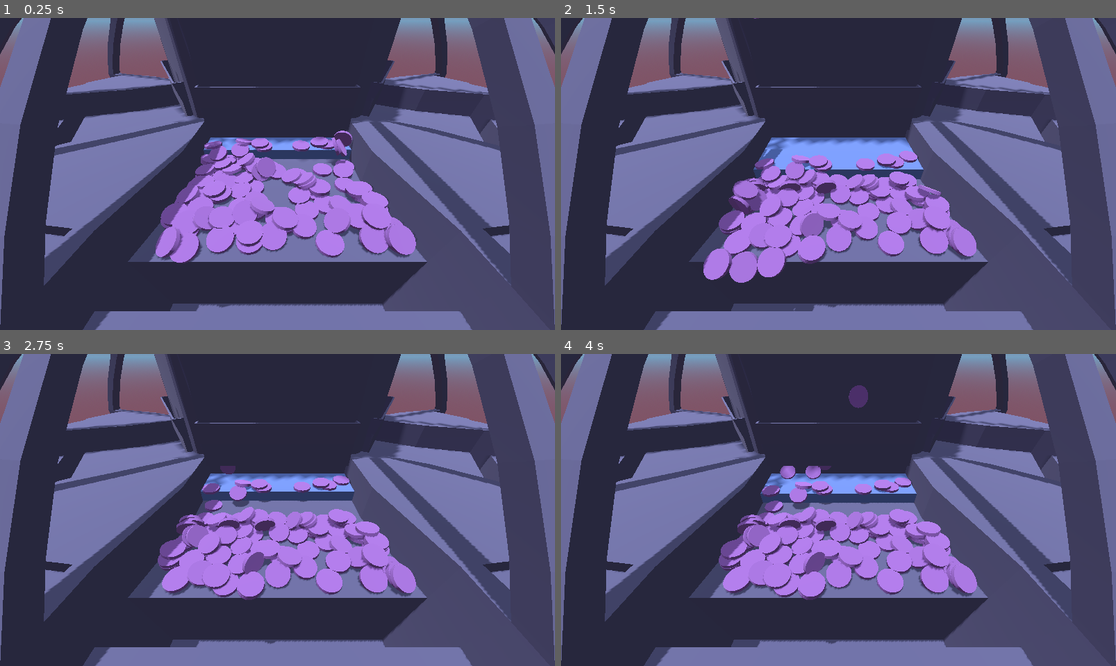
Above: before the commit, frames 1-4 (two rows, left to right).
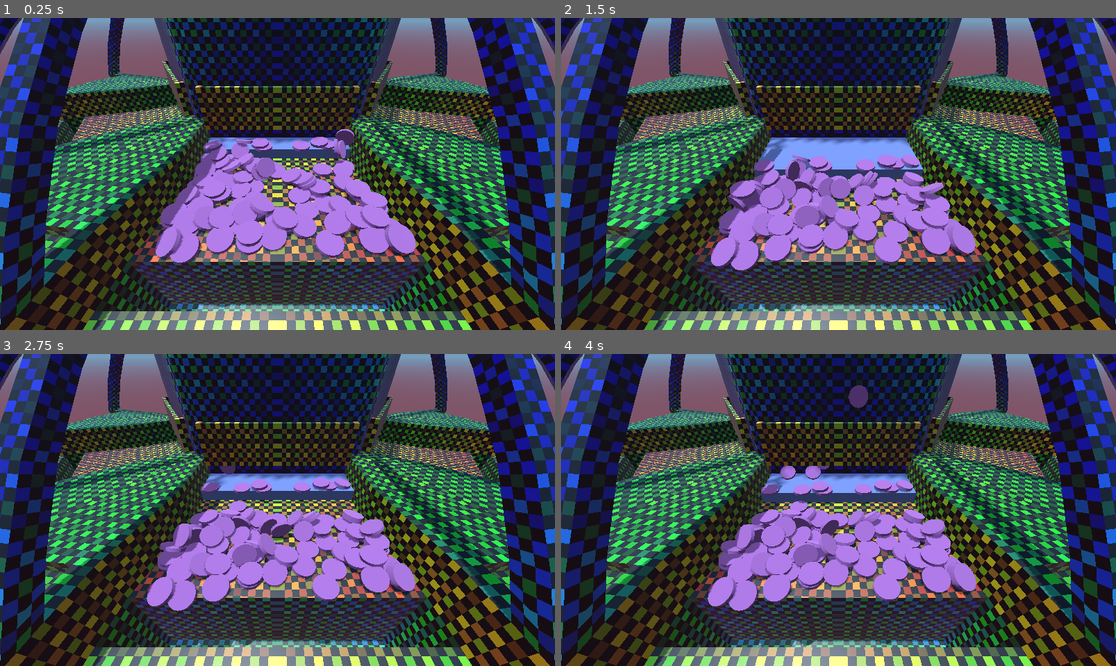
Above: after the commit, the same moments.

Repository: kennethbchen/Coin-Pusher-Game
Game: Godot game, scene res://Game.tscn
The game is run twice, just before and just after one commit, with the same random seed, the same clock (stepped at 60 frames per second) and the same inputs.
Inputs (mouse positions are in pixels of both pictures, inside the frame that each line leads up to):
- Up to frame 1 (0.25 s): no input
- Up to frame 2 (1.5 s): move the mouse to (960, 158) at 0.52 s; press the mouse at (960, 158) at 0.53 s; move the mouse to (727, 189) at 1.27 s; release the mouse at (727, 189) at 1.28 s; tap 1 (game_drop_1) at 1.35 s
- Up to frame 3 (2.75 s): move the mouse to (333, 441) at 2.02 s; hold 2 (game_drop_2) from 2.03 s (still down)
- Up to frame 4 (4 s): move the mouse to (810, 572) at 2.77 s; release 2 (game_drop_2) at 2.78 s; tap 3 (game_drop_3) at 2.85 s; move the mouse to (1005, 556) at 3.52 s; hold 4 (game_drop_4) from 3.53 s (still down)

The runs differ from the first frame. In frame 1, 78% of the frame differs, in the area x 0-100%, y 0-100%; in frame 2, 80%; in frame 3, 81%; in frame 4, 81%.

Commit message:
Started texturing coin pusher

Diff:
--- a/Game.tscn
+++ b/Game.tscn
@@ -6,7 +6,6 @@
 [ext_resource type="Script" path="res://Scripts/BoxArea.gd" id="3_ly35t"]
 [ext_resource type="Script" path="res://Scripts/Pusher.gd" id="3_usv3y"]
 [ext_resource type="Material" uid="uid://hu2ca8426jj6" path="res://Materials/TestMat2.tres" id="4_blkp5"]
-[ext_resource type="Material" uid="uid://knf57an1tcox" path="res://Materials/TestMat3.tres" id="6_iueic"]
 [ext_resource type="PackedScene" uid="uid://c40s12674ymbj" path="res://Models/CoinPusher/CoinPusher.gltf" id="7_bk6p4"]
 
 [sub_resource type="CameraAttributesPractical" id="CameraAttributesPractical_nub80"]
@@ -120,120 +119,115 @@
 [node name="CollisionShape3D" type="CollisionShape3D" parent="BottomHitbox"]
 shape = SubResource("WorldBoundaryShape3D_5vig4")
 
-[node name="Table" type="Node3D" parent="."]
-
-[node name="Machine" parent="Table" instance=ExtResource("7_bk6p4")]
-
-[node name="Machine" parent="Table/Machine" index="0"]
-material_override = ExtResource("6_iueic")
-
-[node name="Pusher" type="AnimatableBody3D" parent="Table"]
-transform = Transform3D(1, 0, 0, 0, 1, 0, 0, 0, 1, 0, 0.156, -8.277)
+[node name="CoinPusher" type="Node3D" parent="."]
+
+[node name="Model" parent="CoinPusher" instance=ExtResource("7_bk6p4")]
+
+[node name="Pusher" type="AnimatableBody3D" parent="CoinPusher"]
+transform = Transform3D(1, 0, 0, 0, 1, 0, 0, 0, 1, 0, 0.156, -8.177)
 script = ExtResource("3_usv3y")
 push_direction = Vector3(0, 0, -1)
-push_distance = 2.1
+push_distance = 2.2
 push_frequency = 2.0
 metadata/_edit_group_ = true
 
-[node name="MeshInstance3D" type="MeshInstance3D" parent="Table/Pusher"]
+[node name="MeshInstance3D" type="MeshInstance3D" parent="CoinPusher/Pusher"]
 material_override = ExtResource("4_blkp5")
 mesh = SubResource("BoxMesh_7ucsw")
 
-[node name="CollisionShape3D" type="CollisionShape3D" parent="Table/Pusher"]
+[node name="CollisionShape3D" type="CollisionShape3D" parent="CoinPusher/Pusher"]
 shape = SubResource("BoxShape3D_lwvvu")
 
-[node name="HintOffset" type="Marker3D" parent="Table/Pusher"]
+[node name="HintOffset" type="Marker3D" parent="CoinPusher/Pusher"]
 transform = Transform3D(1, 0, 0, 0, 1, 0, 0, 0, 1, 0, 0, -2.50326)
 gizmo_extents = 0.0
 
-[node name="PushHint" type="Marker3D" parent="Table/Pusher/HintOffset"]
-transform = Transform3D(2.169, 0, 0, 0, 0.001, 0, 0, 0, 0.001, 0, 0, -2.1)
+[node name="PushHint" type="Marker3D" parent="CoinPusher/Pusher/HintOffset"]
+transform = Transform3D(2.169, 0, 0, 0, 0.001, 0, 0, 0, 0.001, 0, 0, -2.2)
 gizmo_extents = 2.3
 
-[node name="Colliders" type="Node3D" parent="Table"]
+[node name="Colliders" type="Node3D" parent="CoinPusher"]
 transform = Transform3D(1, 0, 0, 0, 1, 0, 0, 0, 1, 0, 0, -7.43038)
 
-[node name="Floor" type="StaticBody3D" parent="Table/Colliders"]
+[node name="Floor" type="StaticBody3D" parent="CoinPusher/Colliders"]
 transform = Transform3D(1, 0, 0, 0, 1, 0, 0, 0, 1, 0, -0.125178, -4.88559)
 physics_material_override = SubResource("PhysicsMaterial_v5i0y")
 metadata/_edit_group_ = true
 
-[node name="CollisionShape3D" type="CollisionShape3D" parent="Table/Colliders/Floor"]
+[node name="CollisionShape3D" type="CollisionShape3D" parent="CoinPusher/Colliders/Floor"]
 transform = Transform3D(1, 0, 0, 0, 1, 0, 0, 0, 1, 0, -2.82515, -0.0868731)
 shape = SubResource("BoxShape3D_gwtrq")
 
-[node name="Left" type="StaticBody3D" parent="Table/Colliders"]
+[node name="Left" type="StaticBody3D" parent="CoinPusher/Colliders"]
 transform = Transform3D(1, 0, 0, 0, 1, 0, 0, 0, 1, 6.82606, 2.28074, -8.91619)
 metadata/_edit_group_ = true
 
-[node name="CollisionShape3D" type="CollisionShape3D" parent="Table/Colliders/Left"]
+[node name="CollisionShape3D" type="CollisionShape3D" parent="CoinPusher/Colliders/Left"]
 transform = Transform3D(0.98281, 0, -0.18462, 0, 1, 0, 0.18462, 0, 0.98281, -1.26873, 1.4633, 0.805893)
 shape = SubResource("BoxShape3D_lss3s")
 
-[node name="CollisionShape3D2" type="CollisionShape3D" parent="Table/Colliders/Left"]
+[node name="CollisionShape3D2" type="CollisionShape3D" parent="CoinPusher/Colliders/Left"]
 transform = Transform3D(1, 0, 0, 0, 0.999999, 0, 0, 0, 0.999999, -1.72429, 0, 5.99775)
 shape = SubResource("BoxShape3D_4arkb")
 
-[node name="CollisionShape3D3" type="CollisionShape3D" parent="Table/Colliders/Left"]
+[node name="CollisionShape3D3" type="CollisionShape3D" parent="CoinPusher/Colliders/Left"]
 transform = Transform3D(1, 0, 0, 0, 0.999999, 0, 0, 0, 0.999999, -0.577139, -0.750583, -1.70707)
 shape = SubResource("BoxShape3D_skav7")
 
-[node name="Right" type="StaticBody3D" parent="Table/Colliders"]
+[node name="Right" type="StaticBody3D" parent="CoinPusher/Colliders"]
 transform = Transform3D(1, 0, 0, 0, 1, 0, 0, 0, 1, -6.826, 2.281, -8.91579)
 metadata/_edit_group_ = true
 
-[node name="CollisionShape3D" type="CollisionShape3D" parent="Table/Colliders/Right"]
+[node name="CollisionShape3D" type="CollisionShape3D" parent="CoinPusher/Colliders/Right"]
 transform = Transform3D(0.982935, 0, 0.183951, 0, 1, 0, -0.183951, 0, 0.982935, 1.269, 1.463, 0.806)
 shape = SubResource("BoxShape3D_lss3s")
 
-[node name="CollisionShape3D2" type="CollisionShape3D" parent="Table/Colliders/Right"]
+[node name="CollisionShape3D2" type="CollisionShape3D" parent="CoinPusher/Colliders/Right"]
 transform = Transform3D(1, 0, 0, 0, 0.999999, 0, 0, 0, 0.999999, 1.724, 0, 5.998)
 shape = SubResource("BoxShape3D_1on3f")
 
-[node name="CollisionShape3D4" type="CollisionShape3D" parent="Table/Colliders/Right"]
+[node name="CollisionShape3D4" type="CollisionShape3D" parent="CoinPusher/Colliders/Right"]
 transform = Transform3D(1, 0, 0, 0, 0.999999, 0, 0, 0, 0.999999, 0.577, -0.751, -1.707)
 shape = SubResource("BoxShape3D_skav7")
 
-[node name="Back" type="StaticBody3D" parent="Table/Colliders"]
+[node name="Back" type="StaticBody3D" parent="CoinPusher/Colliders"]
 transform = Transform3D(1, 0, 0, 0, 1, 0, 0, 0, 1, 0, 1.69056, -1.68145)
 physics_material_override = SubResource("PhysicsMaterial_a44px")
 metadata/_edit_group_ = true
 
-[node name="CollisionShape3D" type="CollisionShape3D" parent="Table/Colliders/Back"]
+[node name="CollisionShape3D" type="CollisionShape3D" parent="CoinPusher/Colliders/Back"]
 transform = Transform3D(1, 0, 0, 0, 1, 0, 0, 0, 1, 0, 4.29095, 0)
 shape = SubResource("WorldBoundaryShape3D_egkv5")
 
-[node name="Roof" type="StaticBody3D" parent="Table/Colliders"]
+[node name="Roof" type="StaticBody3D" parent="CoinPusher/Colliders"]
 transform = Transform3D(1, 0, 0, 0, 1, 0, 0, 0, 1, 0, 9.09, -3.31)
 metadata/_edit_group_ = true
 
-[node name="CollisionShape3D" type="CollisionShape3D" parent="Table/Colliders/Roof"]
+[node name="CollisionShape3D" type="CollisionShape3D" parent="CoinPusher/Colliders/Roof"]
 shape = SubResource("WorldBoundaryShape3D_uxs7o")
 
-[node name="Front" type="StaticBody3D" parent="Table/Colliders"]
+[node name="Front" type="StaticBody3D" parent="CoinPusher/Colliders"]
 transform = Transform3D(1, 0, 0, 0, 1, 0, 0, 0, 1, 0, 0, -11.4476)
 metadata/_edit_group_ = true
 
-[node name="CollisionShape3D" type="CollisionShape3D" parent="Table/Colliders/Front"]
+[node name="CollisionShape3D" type="CollisionShape3D" parent="CoinPusher/Colliders/Front"]
 shape = SubResource("WorldBoundaryShape3D_yurye")
 
-[node name="StaticBody3D" type="StaticBody3D" parent="Table/Colliders"]
-transform = Transform3D(1, 0, 0, 0, 1, 0, 0, 0, 1, 0, 5.08985, -1.79476)
-
-[node name="CollisionShape3D" type="CollisionShape3D" parent="Table/Colliders/StaticBody3D"]
+[node name="Funnel" type="StaticBody3D" parent="CoinPusher/Colliders"]
+transform = Transform3D(1, 0, 0, 0, 1, 0, 0, 0, 1, 0, 5.14557, -1.79476)
+
+[node name="CollisionShape3D" type="CollisionShape3D" parent="CoinPusher/Colliders/Funnel"]
 transform = Transform3D(1, 0, 0, 0, 1, 0, 0, 0, 1, 0, 0.348402, -0.201582)
 shape = SubResource("BoxShape3D_kfr5c")
 
-[node name="CollisionShape3D2" type="CollisionShape3D" parent="Table/Colliders/StaticBody3D"]
+[node name="CollisionShape3D2" type="CollisionShape3D" parent="CoinPusher/Colliders/Funnel"]
 transform = Transform3D(1, 0, 0, 0, 1, 0, 0, 0, 1, 4.53, 0.348, -0.0582771)
 shape = SubResource("BoxShape3D_20pyj")
 
-[node name="CollisionShape3D3" type="CollisionShape3D" parent="Table/Colliders/StaticBody3D"]
+[node name="CollisionShape3D3" type="CollisionShape3D" parent="CoinPusher/Colliders/Funnel"]
 transform = Transform3D(1, 0, 0, 0, 1, 0, 0, 0, 1, -4.53, 0.348, -0.058)
 shape = SubResource("BoxShape3D_20pyj")
 
 [node name="Tokens" type="Node" parent="."]
 
 [connection signal="body_entered" from="BottomHitbox" to="." method="_on_body_fell"]
-
-[editable path="Table/Machine"]
Not shown: 1 places in Game.tscn that only renumber resources
Binary file changed: Models/CoinPusher/CoinPusher.bin
Not shown, changed: Models/CoinPusher/CoinPusher.gltf
Binary file added: Models/CoinPusher/CoinPusher.png
Not shown, added: Models/CoinPusher/CoinPusher.png.import
